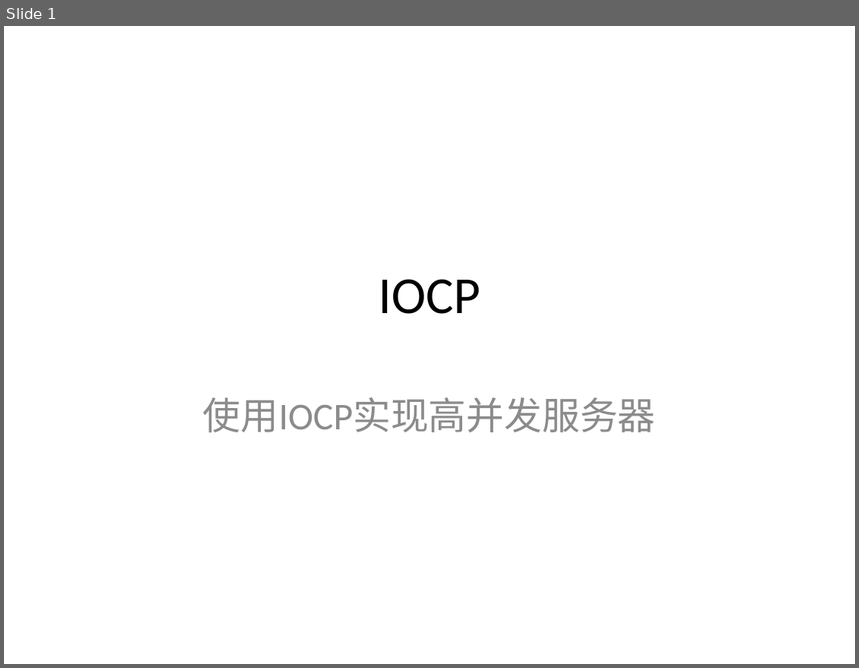
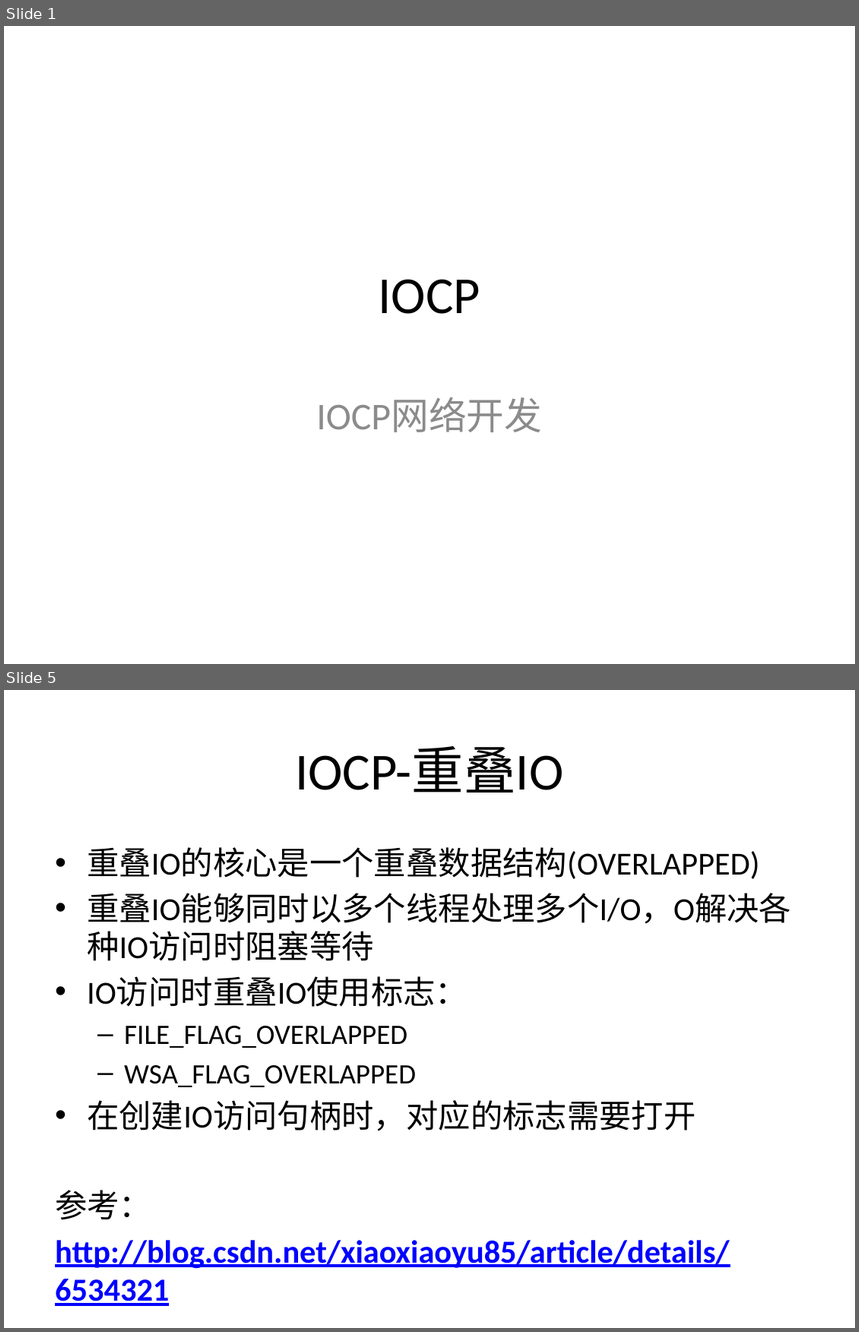
Before and after one commit to dxjeric/CompletionPort, a slide deck: Doc/IOCP.pptx. Shown one above the other, each under a label of ours: slide 1 before the commit, slides 1 and 5 after it; the slides between them are not shown. The pictures are 859x668 and 859x1332 pixels, drawn with LibreOffice and Linux fonts; fonts in the diff are those of the drawing; background and template pictures are left out. Boxes give left, top, right and bottom in pixels: in the first picture for what was removed or moved away, otherwise in the second. Text is boxed around its words. In the diff, an @@ line names an element or a change of style, - is before the commit and + after.

```diff
--- a/Doc/IOCP.pptx
+++ b/Doc/IOCP.pptx
@@ slide 5 added at [4,690,855,1328], background picture (left out) @@
@@ title added at [295,746,563,793], 44 pt, text #000000 @@
+IOCP-重叠IO
@@ text added at [55,847,791,1268], 27.2 pt, text #000000 @@
+• 重叠IO的核心是一个重叠数据结构(OVERLAPPED)
+• 重叠IO能够同时以多个线程处理多个I/O，O解决各种IO访问时阻塞等待
+• IO访问时重叠IO使用标志：
+  – FILE_FLAG_OVERLAPPED
+  – WSA_FLAG_OVERLAPPED
+• 在创建IO访问句柄时，对应的标志需要打开
+参考：
+http://blog.csdn.net/xiaoxiaoyu85/article/details/6534321
@@ slide 1 changed as well @@
@@ subtitle at [316,398,542,433]: text changed @@
-使用IOCP实现高并发服务器
+IOCP网络开发
```
Also in this commit, not shown: 13 other slides added.
